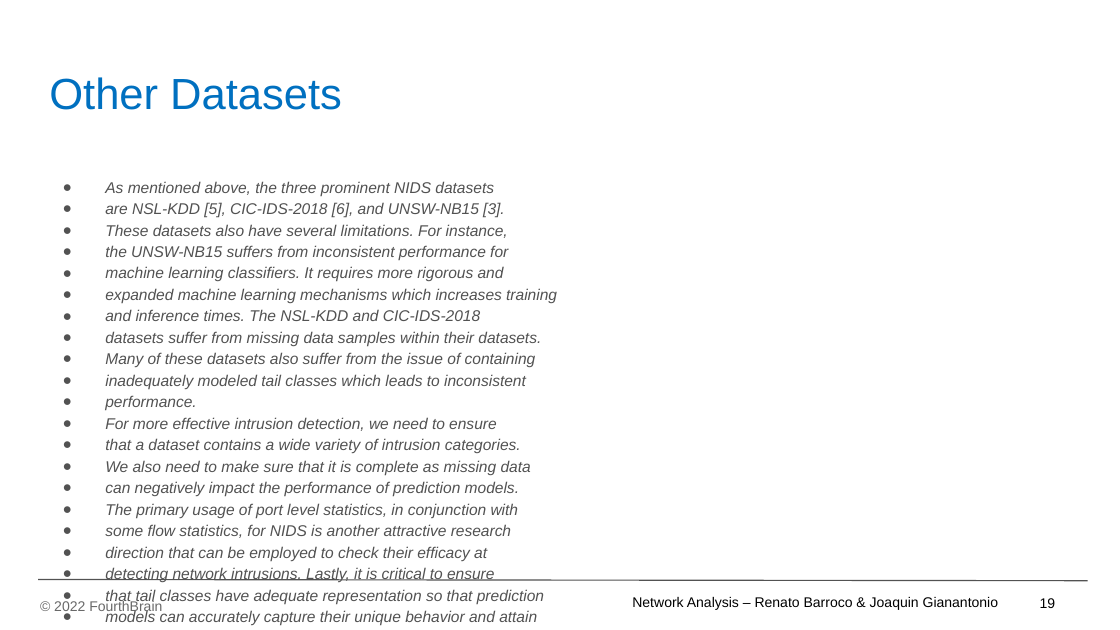
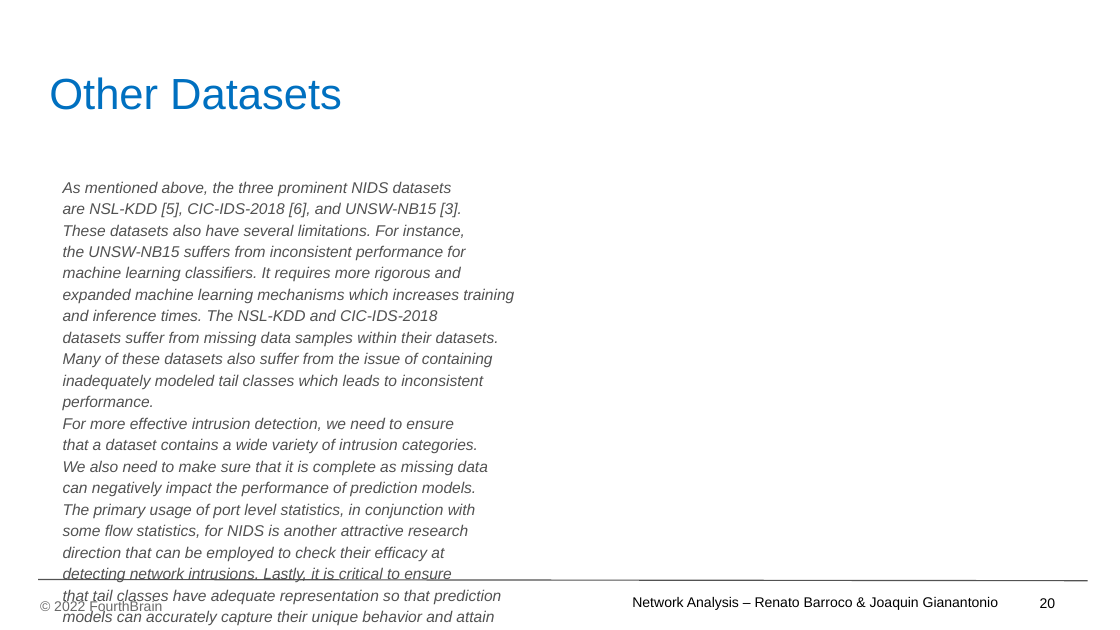
Before and after one commit to JoaquinGianan/network-analytics, a slide deck: slide 21 of powerpoint/Network Analysis - MLE Capstone Presentation_v06.pptx (slide 20 before the commit). Drawn at 1120x630 pixels with LibreOffice and Linux fonts; fonts in the diff are those of the drawing; background and template pictures are left out. Boxes give left, top, right and bottom in pixels: in the first picture for what was removed or moved away, otherwise in the second. Text is boxed around its words. In the diff, an @@ line names an element or a change of style, - is before the commit and + after.

```diff
--- a/powerpoint/Network Analysis - MLE Capstone Presentation_v06.pptx
+++ b/powerpoint/Network Analysis - MLE Capstone Presentation_v06.pptx
@@ text "As mentioned above, the three ..." at <box>63,181,514,625</box>: bullet ● to none @@
@@ page number at <box>1040,598,1056,608</box>: text changed @@
-19
+20
```
Also in this commit, not shown: 8 other slides changed, 1 other file.
